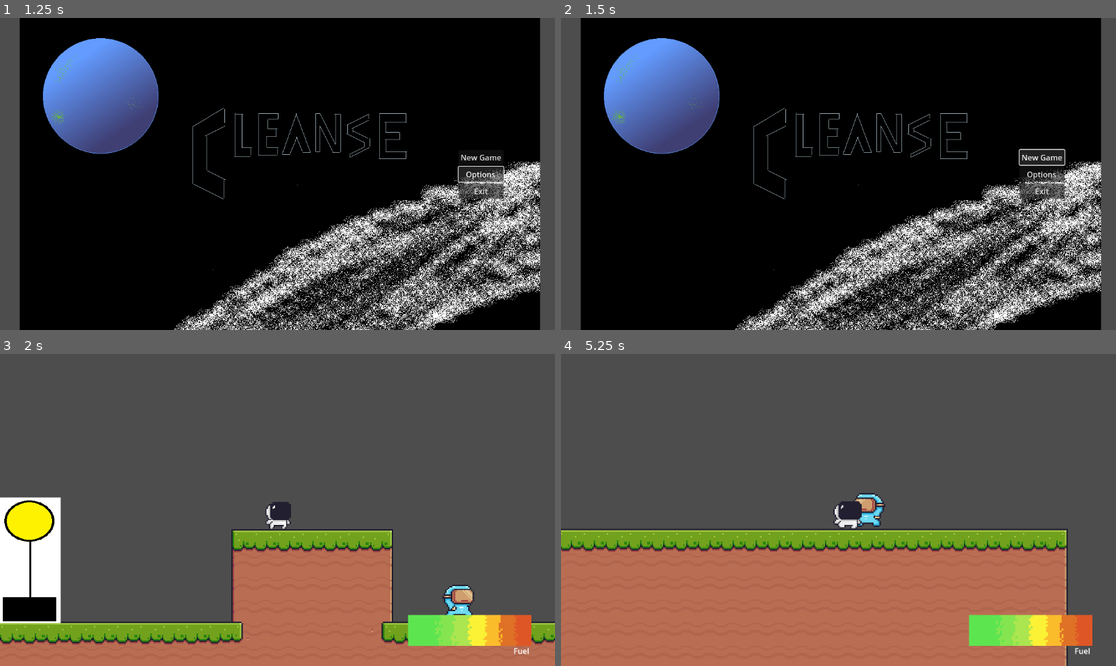
Above: before the commit, frames 1-4 (two rows, left to right).
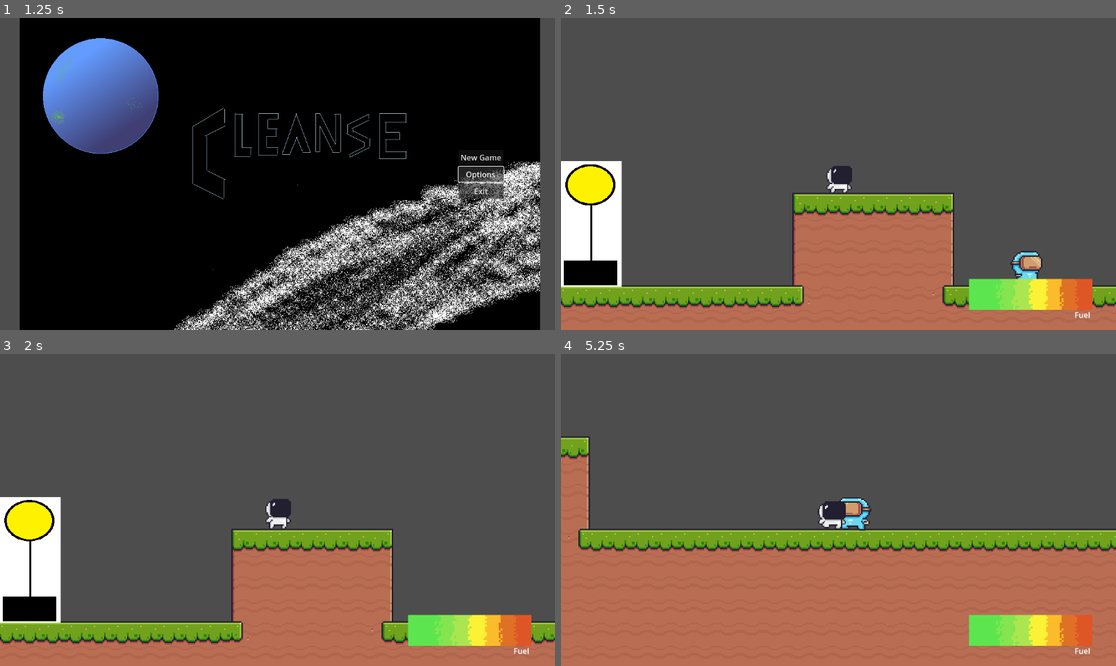
Above: after the commit, the same moments.

Repository: Wompos/cleanse
Game: Godot game, scene res://scenes/main_menu.tscn
Same seed, same stepped clock (60 frames per second), same inputs: the game is played once before the commit and once after it. Sound files missing from this copy of the repository are replaced by a short silence.
Inputs:
- Up to frame 1 (1.25 s): click "Options" at 0.5 s
- Up to frame 2 (1.5 s): click "New Game" at 1.25 s
- Up to frame 3 (2 s): no input
- Up to frame 4 (5.25 s): hold D (move_right) 2.03-3.53 s; tap E (Interact) every 0.75 s from 2.1 to 5.1 s; tap Space (jump) at 2.27, 3.02, 4.52 s; hold A (move_left) 3.53-4.28 s; hold D (move_right) from 4.28 s (still down)

Frame 1 is identical in both runs. In frame 2, 94% of the frame differs, in the area x 0-100%, y 0-100%; in frame 3, 1.9%; in frame 4, 8.4%.

Commit message:
make click sound global

Diff:
--- a/project.godot
+++ b/project.godot
@@ -19,6 +19,7 @@
 [autoload]
 
 PersistentData="*res://scripts/persistent_data.gd"
+ClickSound="*res://scenes/click_sound.tscn"
 
 [input]
 
--- /dev/null
+++ b/scenes/click_sound.tscn
@@ -0,0 +1,6 @@
+[gd_scene load_steps=2 format=3 uid="uid://by6xwe5o8oftb"]
+
+[ext_resource type="AudioStream" uid="uid://b1buqjwvy7tli" path="res://assets/sounds/click.wav" id="1_4lm5b"]
+
+[node name="ClickSound" type="AudioStreamPlayer"]
+stream = ExtResource("1_4lm5b")
--- a/scenes/main_menu.tscn
+++ b/scenes/main_menu.tscn
@@ -1,8 +1,7 @@
-[gd_scene load_steps=4 format=3 uid="uid://y7k0wlvwlq7d"]
+[gd_scene load_steps=3 format=3 uid="uid://y7k0wlvwlq7d"]
 
 [ext_resource type="Script" path="res://scripts/main_menu.gd" id="1_3wdwp"]
 [ext_resource type="Texture2D" uid="uid://ox0yvpx47v6d" path="res://assets/really_bad_title_screen.png" id="2_v5dnb"]
-[ext_resource type="AudioStream" uid="uid://b1buqjwvy7tli" path="res://assets/sounds/click.wav" id="3_lourw"]
 
 [node name="Main Menu" type="Control"]
 layout_mode = 3
@@ -57,9 +56,6 @@
 layout_mode = 2
 text = "Exit"
 
-[node name="ClickSound" type="AudioStreamPlayer" parent="."]
-stream = ExtResource("3_lourw")
-
 [connection signal="pressed" from="VBoxContainer/Start" to="." method="_on_start_pressed"]
 [connection signal="pressed" from="VBoxContainer/Options" to="." method="_on_options_pressed"]
 [connection signal="pressed" from="VBoxContainer/Exit" to="." method="_on_exit_pressed"]
--- a/scripts/main_menu.gd
+++ b/scripts/main_menu.gd
@@ -1,21 +1,23 @@
 extends Control
 
 # Reference: https://www.youtube.com/watch?v=Mx3iyz8AUAE
+
+# the click sound is a singleton so its sound isn't bound to one particular scene
+# https://docs.godotengine.org/en/stable/tutorials/scripting/singletons_autoload.html
 
 func _ready():
 	$VBoxContainer/Start.grab_focus()
 	get_node("/root/PersistentData").load_data()
 
 func _on_start_pressed():
-	$ClickSound.play()
-	await $ClickSound.finished
+	get_node("/root/ClickSound").play()
 	get_tree().change_scene_to_file("res://scenes/level.tscn")
 
 func _on_options_pressed():
-	$ClickSound.play()
+	get_node("/root/ClickSound").play()
 	pass # Replace with function body.
 
 
 func _on_exit_pressed():
-	$ClickSound.play()
+	get_node("/root/ClickSound").play()
 	get_tree().quit()
